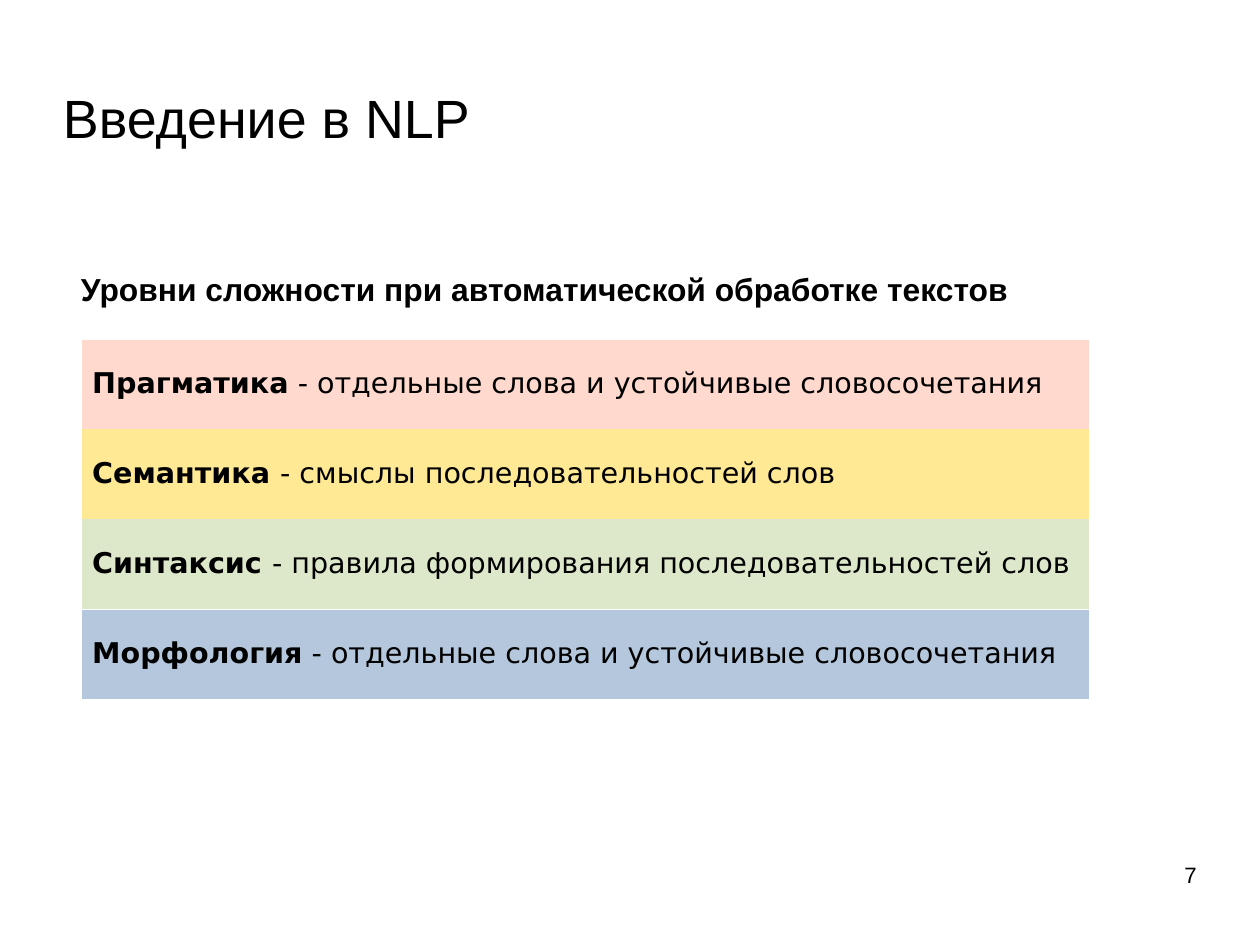
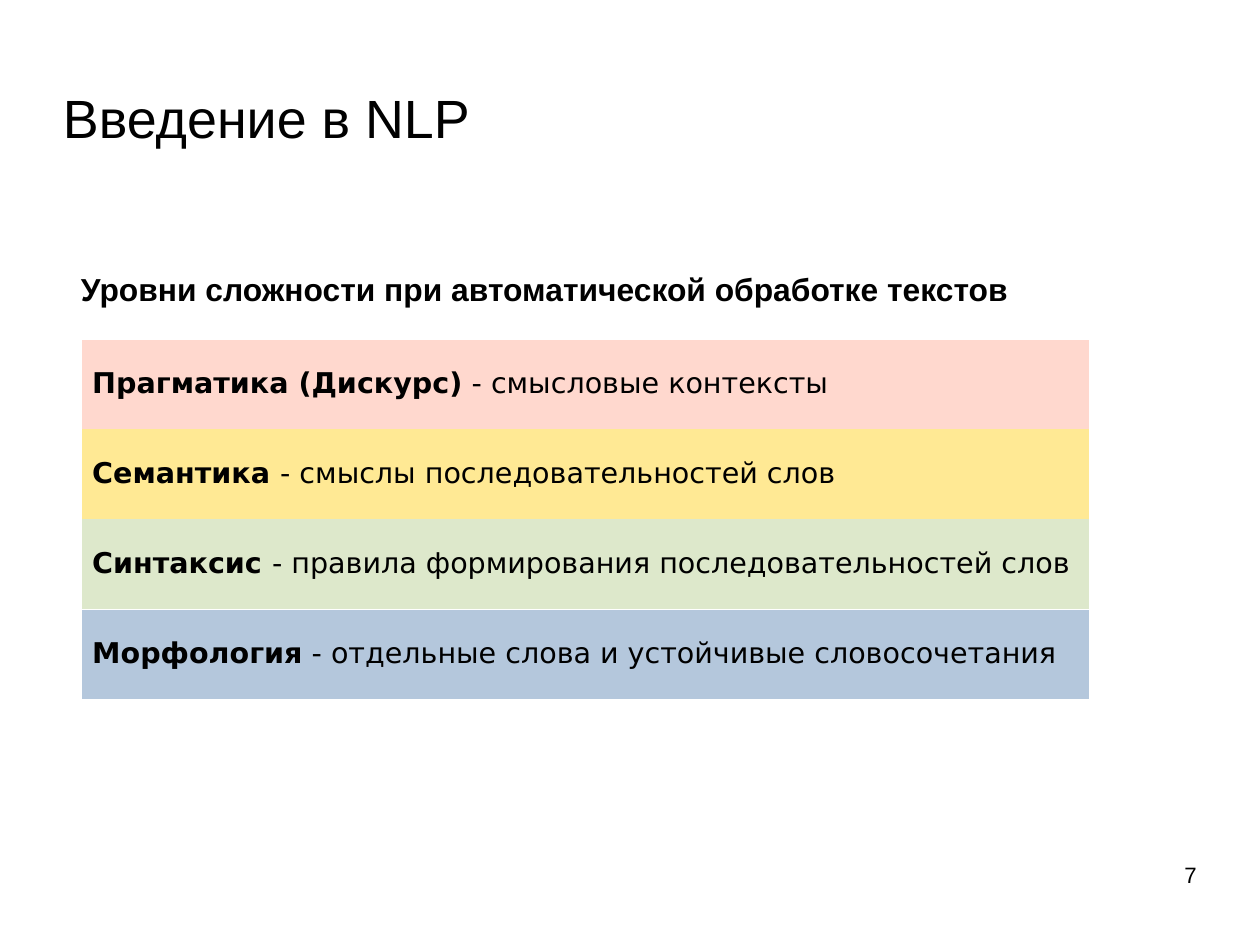
Before and after one commit to mechanoid5/ml_nlp_2022, a slide deck: slide 7 of 01-intro.odp. Drawn at 1260x945 pixels with LibreOffice and Linux fonts; fonts in the diff are those of the drawing; background and template pictures are left out. Boxes give left, top, right and bottom in pixels: in the first picture for what was removed or moved away, otherwise in the second. Text is boxed around its words. In the diff, an @@ line names an element or a change of style, - is before the commit and + after.

```diff
--- a/01-intro.odp
+++ b/01-intro.odp
@@ table at bbox=[81, 338, 1090, 699] @@
-row 1, column 1: Прагматика - отдельные слова и устойчивые словосочетания
+row 1, column 1: Прагматика (Дискурс) - смысловые контексты
```
Also in this commit, not shown: 5 other files.
